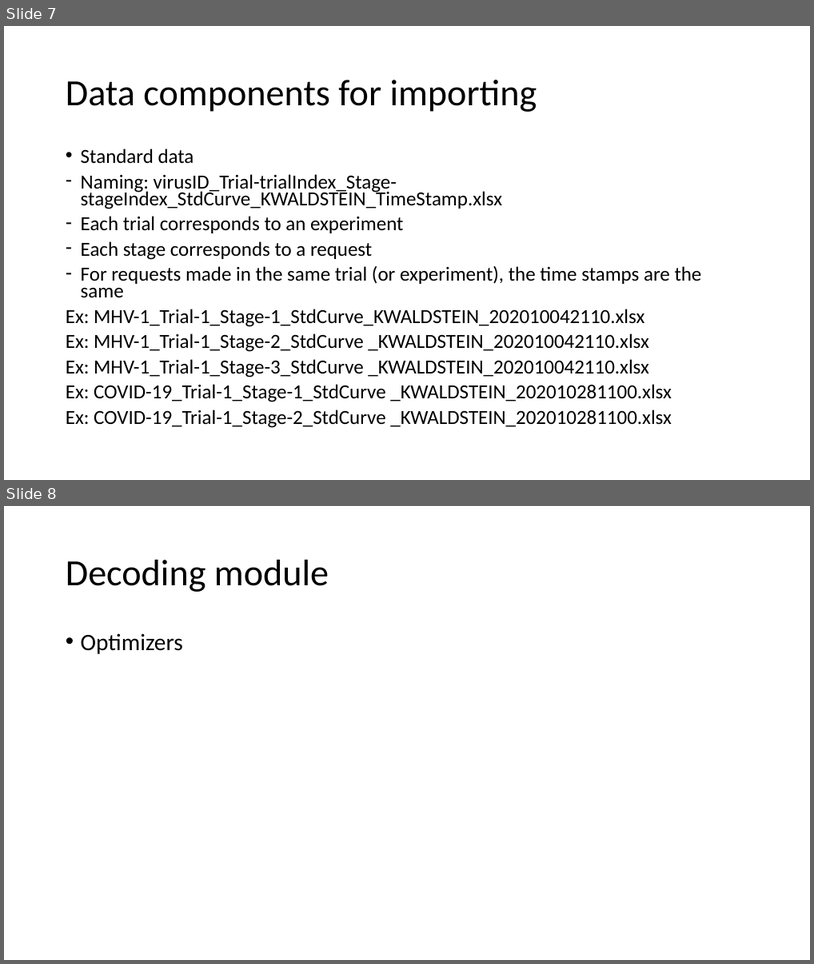
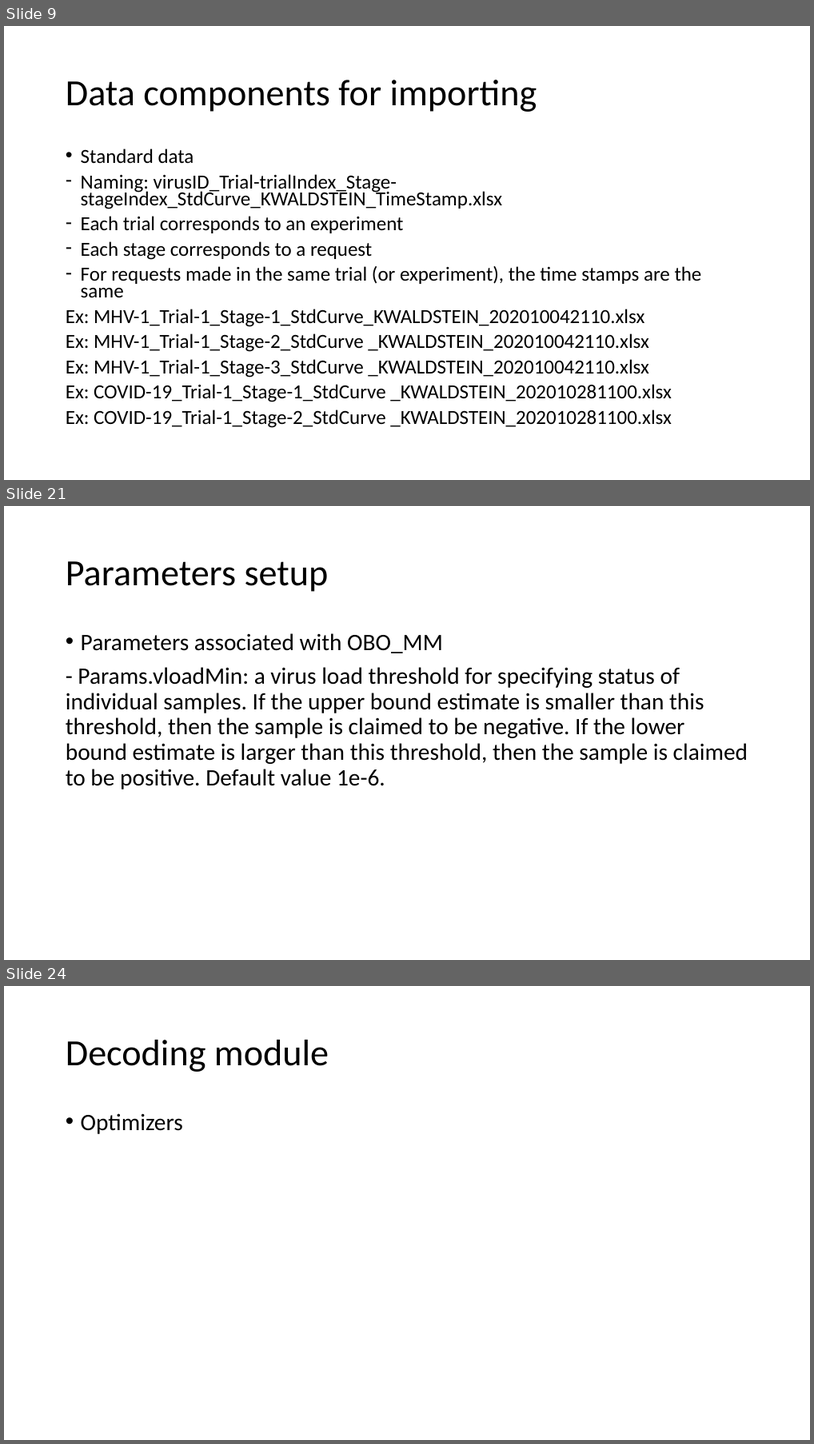
Before and after one commit to JAMES-YI/00_CS_Virus_Testing, a slide deck: 00_System_Architectures_JYI_20201122.pptx. Shown one above the other, each under a label of ours: slides 7 and 8 before the commit, slides 9, 21 and 24 after it; the slides between them are not shown. The pictures are 814x964 and 814x1444 pixels, drawn with LibreOffice and Linux fonts; fonts in the diff are those of the drawing. Boxes give left, top, right and bottom in pixels: in the first picture for what was removed or moved away, otherwise in the second. Text is boxed around its words. In the diff, an @@ line names an element or a change of style, - is before the commit and + after.

```diff
--- a/00_System_Architectures_JYI_20201122.pptx
+++ b/00_System_Architectures_JYI_20201122.pptx
@@ slide 21 added at [4,506,810,960], background #FFFFFF @@
@@ title added at [66,561,329,592], 44 pt, text #000000 @@
+Parameters setup
@@ text added at [66,633,748,789], 28 pt, text #000000 @@
+• Parameters associated with OBO_MM
+- Params.vloadMin: a virus load threshold for specifying status of individual samples. If the upper bound estimate is smaller than this threshold, then the sample is claimed to be negative. If the lower bound estimate is larger than this threshold, then the sample is claimed to be positive. Default value 1e-6.
@@ what was slide 7 is now slide 9 @@
@@ what was slide 8 is now slide 24 @@
```
Also in this commit, not shown: 15 other slides added, 52 other files.
